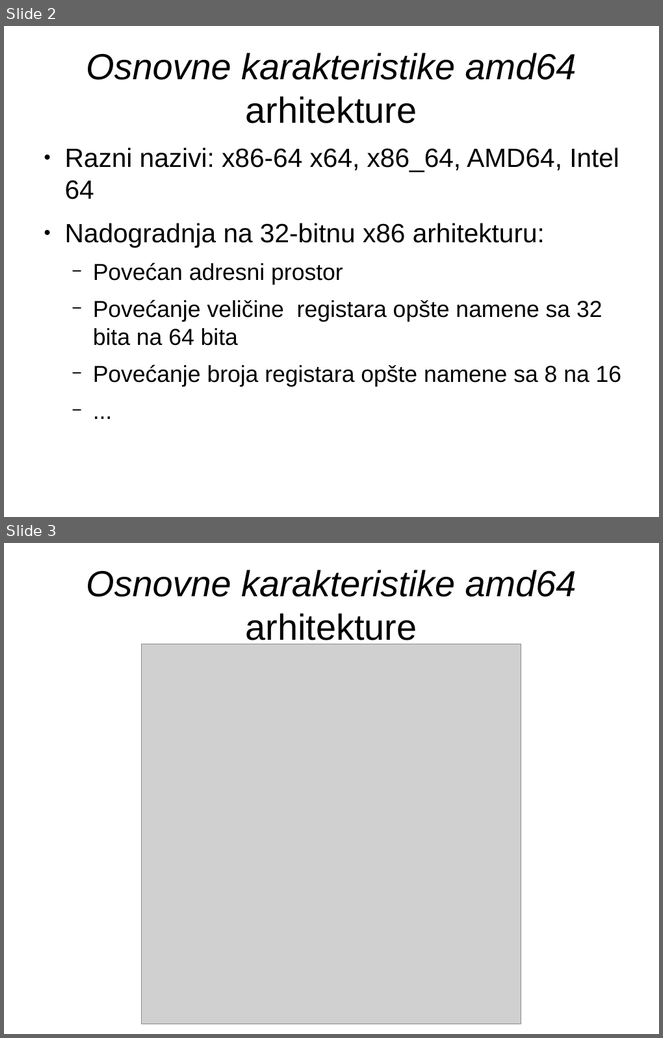
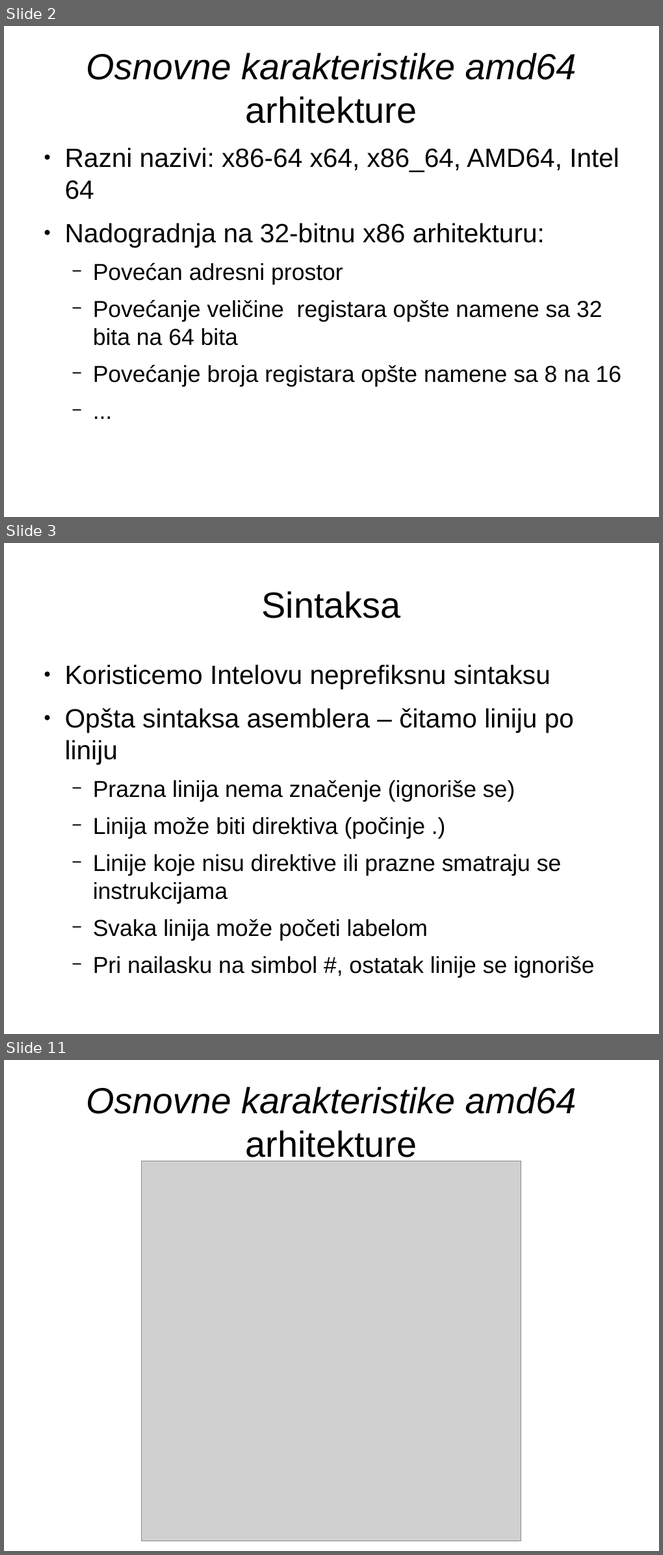
Before and after one commit to NikolaMilev/assembler-prezentacije, a slide deck: cas01/prez.odp. Shown one above the other, each under a label of ours: slides 2 and 3 before the commit, slides 2, 3 and 11 after it; the slides between them are not shown. The pictures are 663x1038 and 663x1555 pixels, drawn with LibreOffice and Linux fonts; fonts in the diff are those of the drawing; grey boxes stand for pictures. Boxes give left, top, right and bottom in pixels: in the first picture for what was removed or moved away, otherwise in the second. Text is boxed around its words. In the diff, an @@ line names an element or a change of style, - is before the commit and + after.

Commit message:
Dodao opsti uvod o masinskim instrukcijama. Prosirio i izmenio asemblerske slajdove.

```diff
--- a/cas01/prez.odp
+++ b/cas01/prez.odp
@@ slide 3 added at bbox=[4, 543, 659, 1034], background #FFFFFF @@
@@ title added at bbox=[262, 591, 401, 618], 44 pt, text #000000 @@
+Sintaksa
@@ text added at bbox=[65, 665, 594, 978], 28 pt, text #000000 @@
+● Koristicemo Intelovu neprefiksnu sintaksu
+● Opšta sintaksa asemblera – čitamo liniju po liniju
+  − Prazna linija nema značenje (ignoriše se)
+  − Linija može biti direktiva (počinje .)
+  − Linije koje nisu direktive ili prazne smatraju se instrukcijama
+  − Svaka linija može početi labelom
+  − Pri nailasku na simbol #, ostatak linije se ignoriše
@@ what was slide 3 is now slide 11 @@
```
Also in this commit, not shown: 4 slides changed, 10 other slides added, 1 slide removed, 1 other file.
